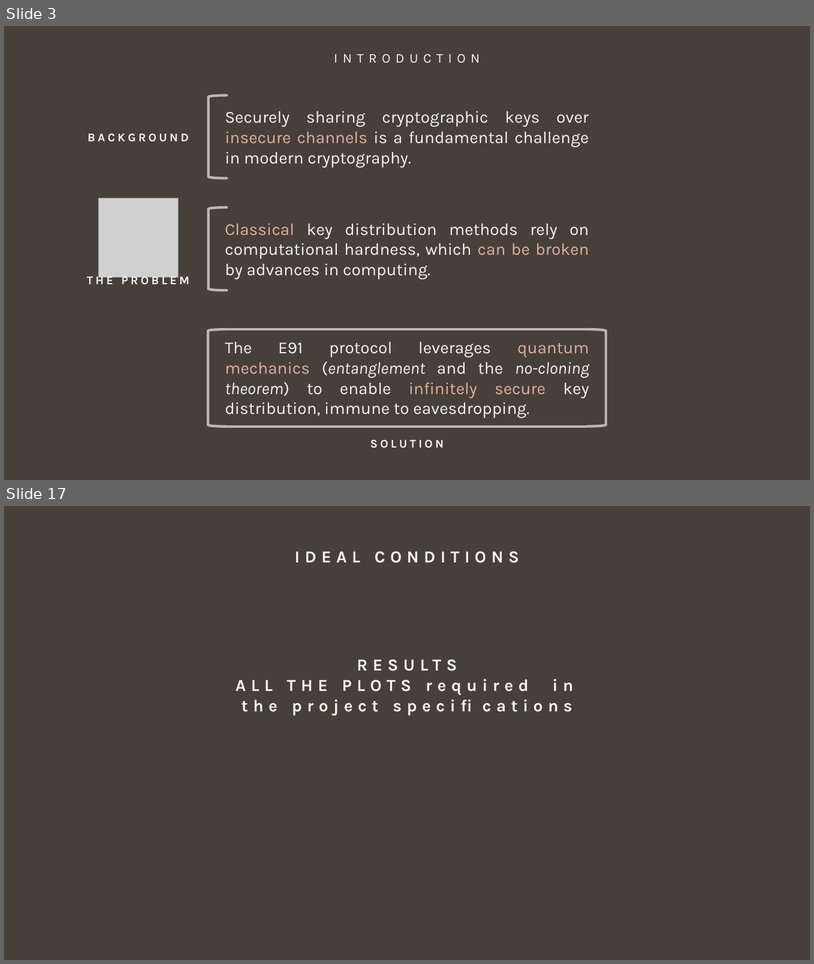
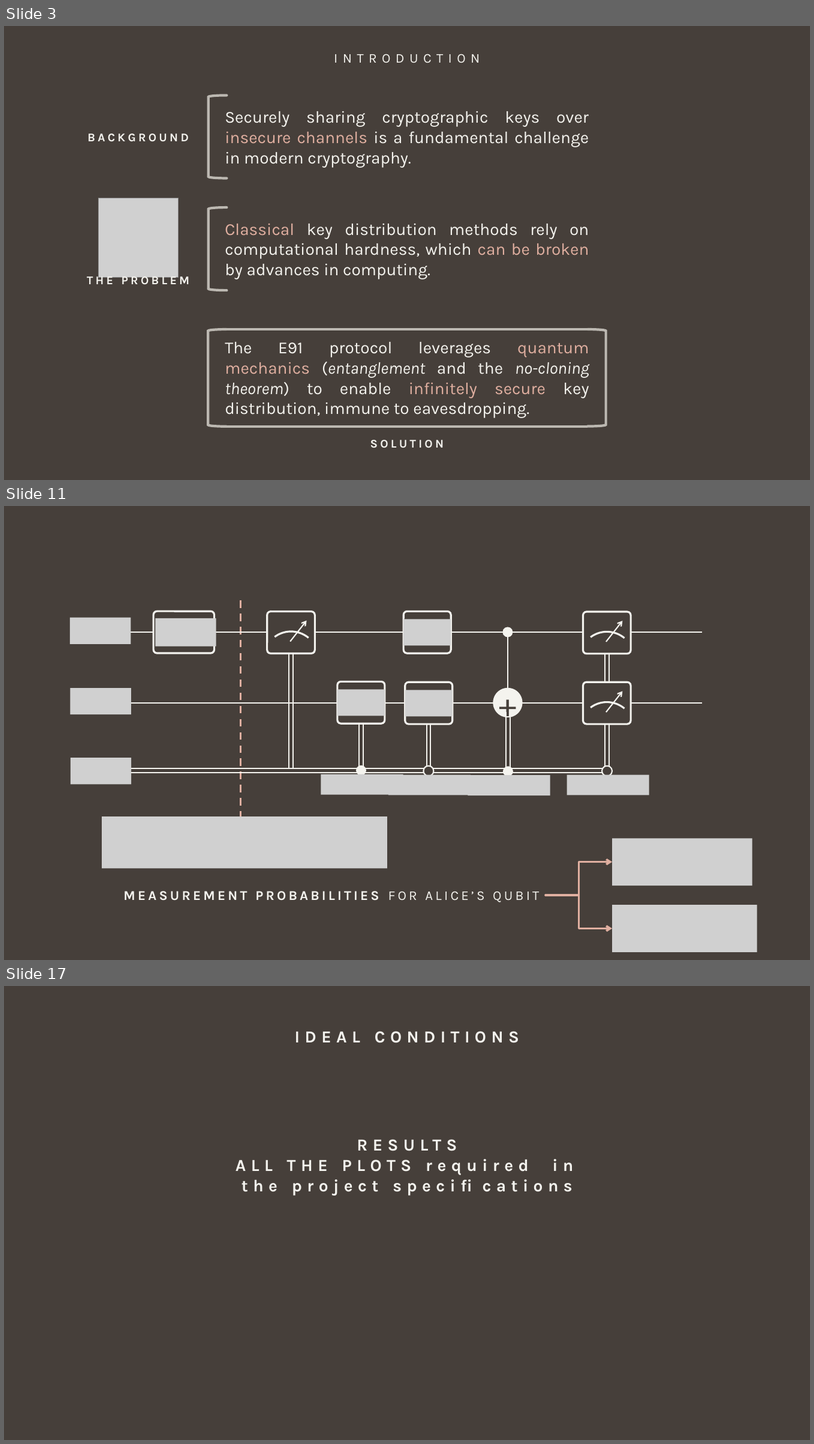
Before and after one commit to giovanniligato/E91-Protocol, a slide deck: Slides/E91 Protocol.pptx. Shown one above the other, each under a label of ours: slides 3 and 17 before the commit, slides 3, 11 and 17 after it; the slides between them are not shown. The pictures are 814x964 and 814x1444 pixels, drawn with LibreOffice and Linux fonts; fonts in the diff are those of the drawing; grey boxes stand for pictures. Boxes give left, top, right and bottom in pixels: in the first picture for what was removed or moved away, otherwise in the second. Text is boxed around its words. In the diff, an @@ line names an element or a change of style, - is before the commit and + after.

```diff
--- a/Slides/E91 Protocol.pptx
+++ b/Slides/E91 Protocol.pptx
@@ slide 11 added at (x1=4, y1=506, x2=810, y2=960), background #463F3A @@
@@ line added from (240, 819) to (240, 598), #E0AFA0 2.25 pt dashed @@
@@ group added at (x1=70, y1=611, x2=703, y2=796): 15 lines, 11 pictures, 7 rounded rectangles, 6 ellipses, 3 arc (boxed as its full ellipse)s, 3 arrows, 1 text @@
++
@@ picture added at (x1=102, y1=816, x2=387, y2=868) @@
@@ picture added at (x1=612, y1=838, x2=753, y2=885) @@
@@ elbow arrow added from (546, 895) to (612, 862), #E0AFA0 2.25 pt @@
@@ text added at (x1=123, y1=891, x2=539, y2=902), 16 pt, text #F4F3EE, bold @@
+MEASUREMENT PROBABILITIES FOR ALICE’S QUBIT
@@ elbow arrow added from (546, 895) to (612, 928), #E0AFA0 2.25 pt @@
@@ picture added at (x1=612, y1=904, x2=758, y2=952) @@
```
Also in this commit, not shown: 5 slides changed, 7 other slides added, 7 slides removed.
